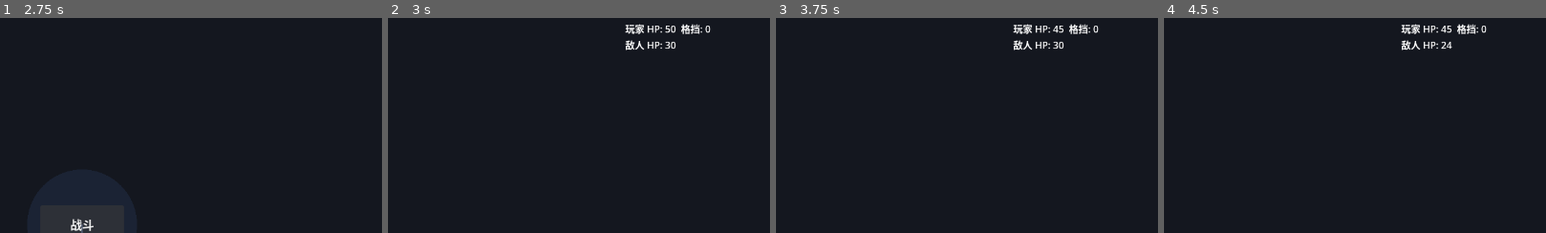
Above: before the commit, frames 1-4 (left to right).
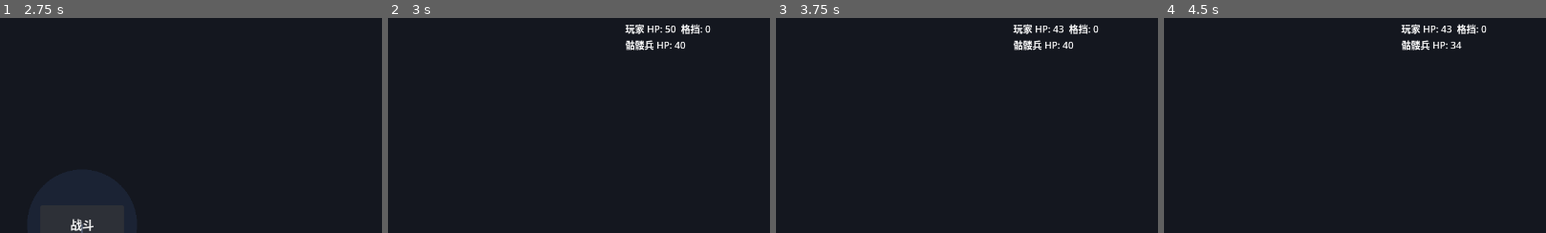
Above: after the commit, the same moments.

Repository: td1ql/godward
Game: Godot game, scene res://scenes/main_menu.tscn
Same seed, same stepped clock (60 frames per second), same inputs: the game is played once before the commit and once after it.
Inputs:
- Up to frame 1 (2.75 s): click "开始新游戏" at 0.5 s; click "起点" at 1.25 s; click "战斗" at 2 s
- Up to frame 2 (3 s): click "战斗" at 2.75 s
- Up to frame 3 (3.75 s): click "结束回合" at 3.5 s
- Up to frame 4 (4.5 s): click "打击 [1费] 6 伤害" at 4.25 s
The pictures show only the part of the screen within x 39-89%, y 2-52%; the shares and areas given below are measured in that part.

Frame 1 is identical in both runs. In frame 2, 0.4% of the frame differs, in the area x 62-78%, y 10-16%; in frame 3, 0.5%, in the area x 62-78%, y 3-16%; in frame 4, 0.5%.

Commit message:
feat: 抽取 EnemyDB 单例，普通/精英/首领敌人分池管理

Diff:
--- a/project.godot
+++ b/project.godot
@@ -19,6 +19,7 @@
 
 CardDB="*res://scripts/card_db.gd"
 GameState="*res://scripts/game_state.gd"
+EnemyDB="*res://scripts/enemy_db.gd"
 
 [display]
 
--- a/scripts/battle_demo.gd
+++ b/scripts/battle_demo.gd
@@ -25,22 +25,13 @@
 func _ready() -> void:
 	player_hp = GameState.player_hp
 
-	var node_type := ""
+	var node_type := "battle"
 	if GameState.map_nodes.has(GameState.current_node_id):
 		node_type = GameState.map_nodes[GameState.current_node_id]["type"]
-	match node_type:
-		"elite":
-			enemy_hp = 60
-			enemy_attack = 8
-			enemy_label_name = "精英敌人"
-		"boss":
-			enemy_hp = 100
-			enemy_attack = 12
-			enemy_label_name = "首领"
-		_:
-			enemy_hp = 30
-			enemy_attack = 5
-			enemy_label_name = "敌人"
+	var e: Dictionary = EnemyDB.pick_for_node(node_type)
+	enemy_hp = int(e["hp"])
+	enemy_attack = int(e["attack"])
+	enemy_label_name = str(e["name"])
 
 	draw_pile = GameState.deck.duplicate()
 	draw_pile.shuffle()
--- /dev/null
+++ b/scripts/enemy_db.gd
@@ -0,0 +1,40 @@
+extends Node
+
+# ===== 普通敌人：加普通怪只需在这里加一行 =====
+const NORMAL := {
+	"史莱姆": {"name": "史莱姆", "hp": 30, "attack": 5},
+	"哥布林": {"name": "哥布林", "hp": 35, "attack": 6},
+	"骷髅兵": {"name": "骷髅兵", "hp": 40, "attack": 7},
+}
+
+# ===== 精英敌人 =====
+const ELITE := {
+	"精英守卫": {"name": "精英守卫", "hp": 60, "attack": 8},
+	"精英法师": {"name": "精英法师", "hp": 55, "attack": 10},
+}
+
+# ===== 首领 =====
+const BOSS := {
+	"塔主": {"name": "塔主", "hp": 100, "attack": 12},
+}
+
+func _pool_for(node_type: String) -> Dictionary:
+	match node_type:
+		"elite":
+			return ELITE
+		"boss":
+			return BOSS
+		_:
+			return NORMAL
+
+func get_enemy(id: String) -> Dictionary:
+	for pool in [NORMAL, ELITE, BOSS]:
+		if pool.has(id):
+			return pool[id]
+	return NORMAL.values()[0]
+
+# 按节点类型返回一个敌人字典（直接给战斗用）
+func pick_for_node(node_type: String) -> Dictionary:
+	var pool := _pool_for(node_type)
+	var ids := pool.keys()
+	return pool[ids[randi() % ids.size()]]
Not shown, added: scripts/enemy_db.gd.uid
